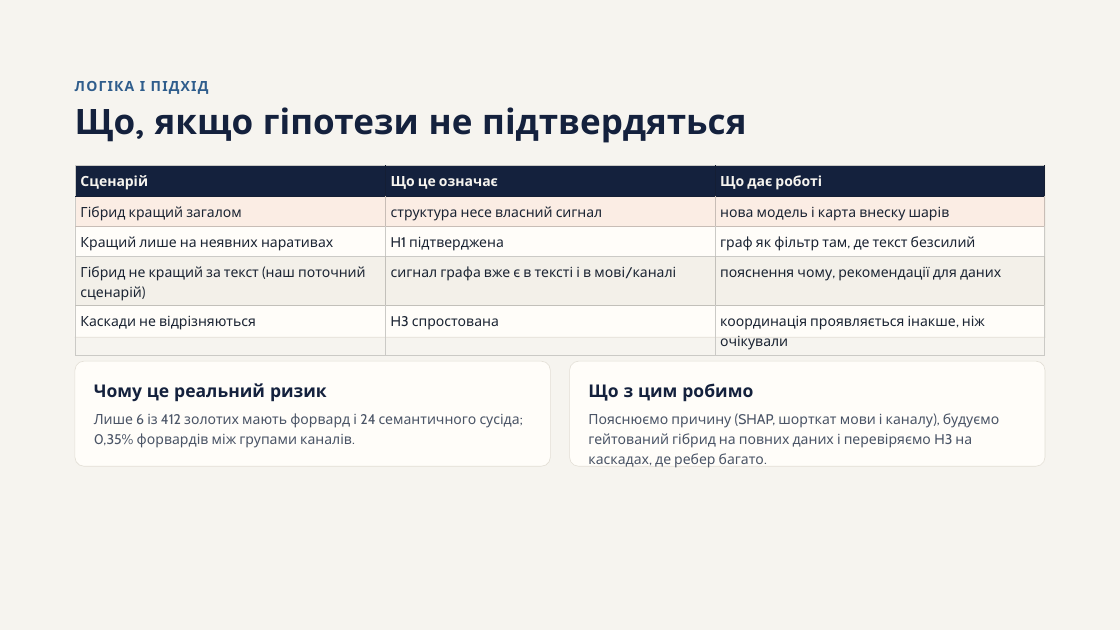
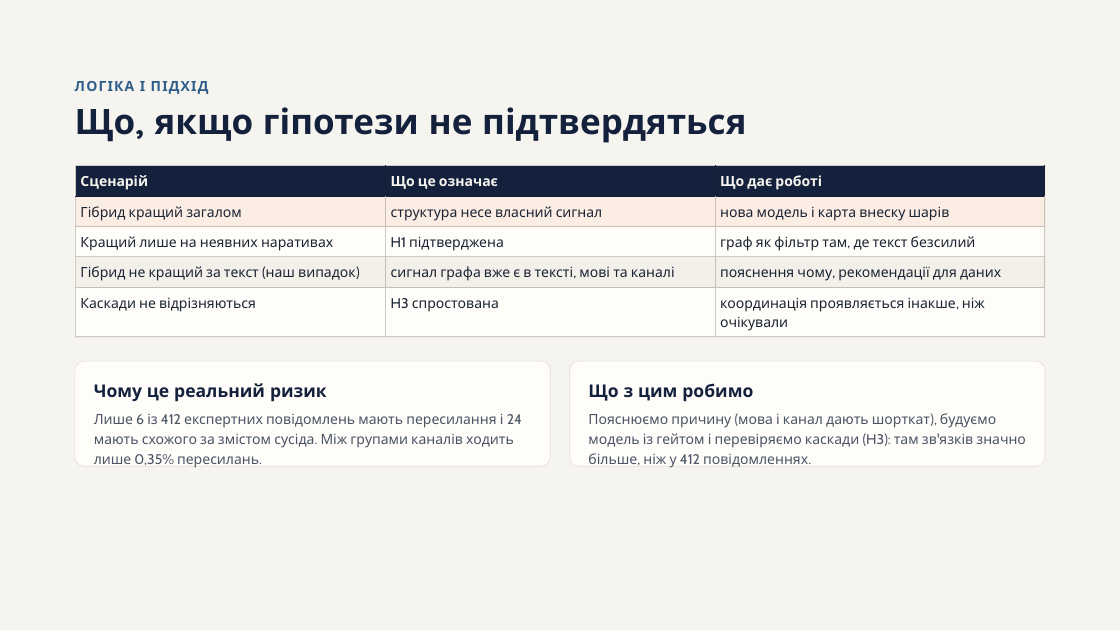
Before and after one commit to Obizonko/Dyplom2026, a slide deck: slide 19 of reports/Prezentatsiia_etap2.pptx. Drawn at 1120x630 pixels with LibreOffice and Linux fonts; fonts in the diff are those of the drawing. Boxes give left, top, right and bottom in pixels: in the first picture for what was removed or moved away, otherwise in the second. Text is boxed around its words. In the diff, an @@ line names an element or a change of style, - is before the commit and + after.

Commit message:
Презентація: пояснення на слайдах, простіші формулювання, текст виступу

```diff
--- a/reports/Prezentatsiia_etap2.pptx
+++ b/reports/Prezentatsiia_etap2.pptx
@@ table at box(76, 166, 1044, 337) @@
-row 4, column 1: Гібрид не кращий за текст (наш поточний сценарій)
+row 4, column 1: Гібрид не кращий за текст (наш випадок)
-row 4, column 2: сигнал графа вже є в тексті і в мові/каналі
+row 4, column 2: сигнал графа вже є в тексті, мові та каналі
@@ text at box(94, 414, 522, 468): text changed @@
-Лише 6 із 412 золотих мають форвард і 24 семантичного сусіда; 0,35% форвардів між групами каналів.
+Лише 6 із 412 експертних повідомлень мають пересилання і 24 мають схожого за змістом сусіда. Між групами каналів ходить лише 0,35% пересилань.
@@ text at box(588, 413, 1026, 468): text changed @@
-Пояснюємо причину (SHAP, шорткат мови і каналу), будуємо гейтований гібрид на повних даних і перевіряємо H3 на каскадах, де ребер багато.
+Пояснюємо причину (мова і канал дають шорткат), будуємо модель із гейтом і перевіряємо каскади (H3): там зв'язків значно більше, ніж у 412 повідомленнях.
```
Also in this commit, not shown: 10 other slides changed, 3 other files.
